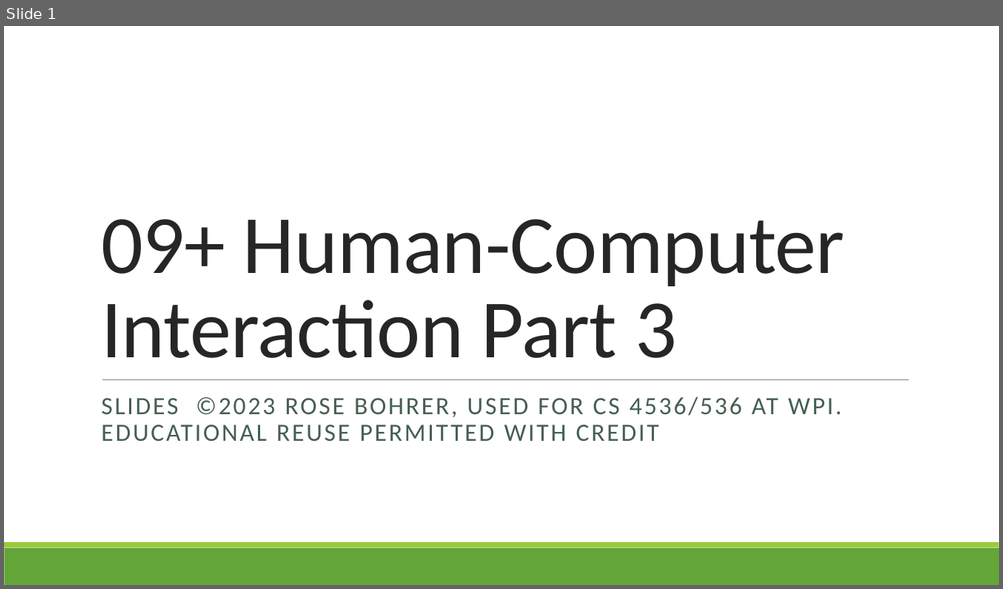
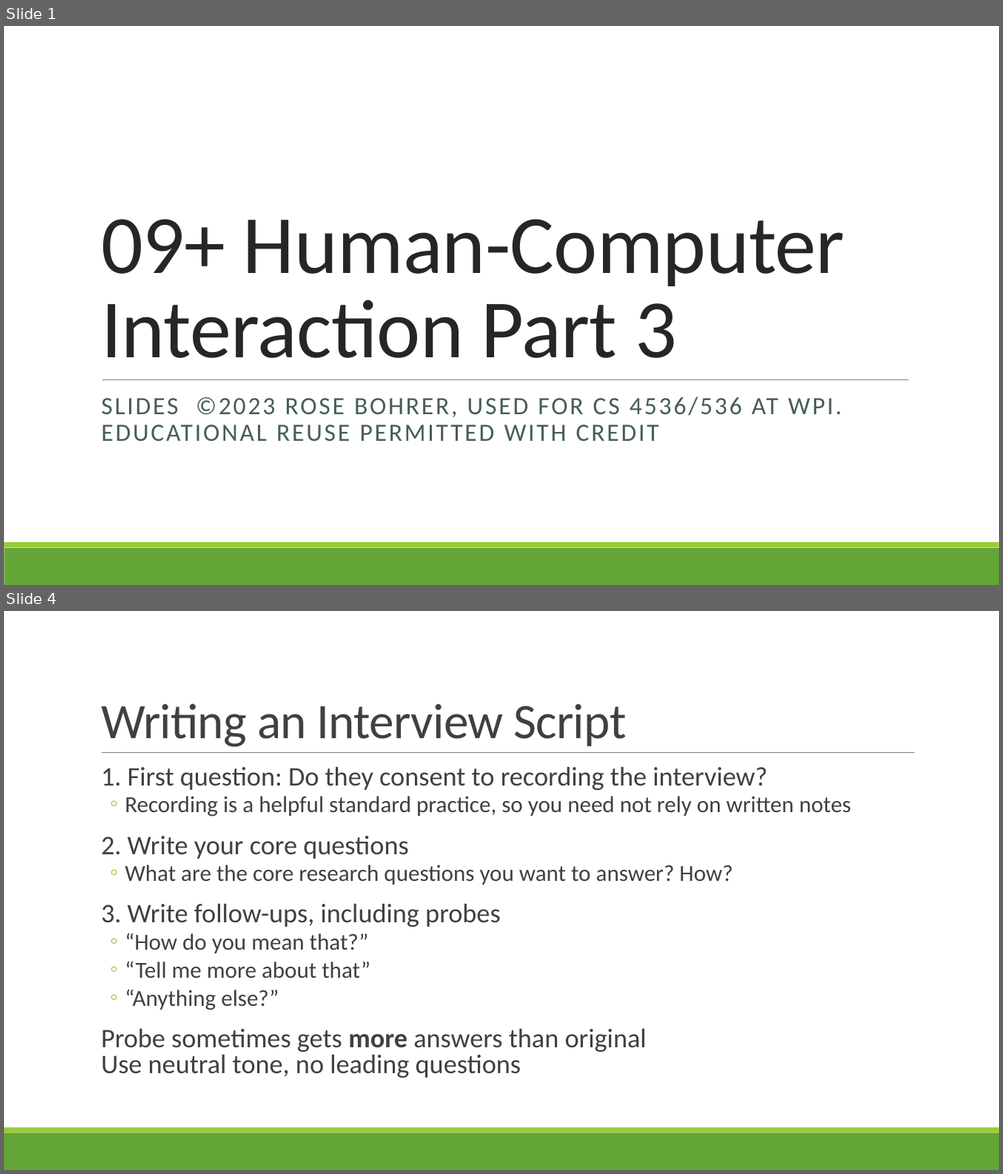
Before and after one commit to rbohrer/pl-course, a slide deck: LectureSlides/09Design3.pptx. Shown one above the other, each under a label of ours: slide 1 before the commit, slides 1 and 4 after it; the slides between them are not shown. The pictures are 1003x589 and 1003x1174 pixels, drawn with LibreOffice and Linux fonts; fonts in the diff are those of the drawing. Boxes give left, top, right and bottom in pixels: in the first picture for what was removed or moved away, otherwise in the second. Text is boxed around its words. In the diff, an @@ line names an element or a change of style, - is before the commit and + after.

```diff
--- a/LectureSlides/09Design3.pptx
+++ b/LectureSlides/09Design3.pptx
@@ slide 4 added at bbox=[4, 611, 999, 1170], background #FFFFFF; not listed: 2 template elements that a slide beside it also shows @@
@@ title added at bbox=[101, 703, 626, 747], 48 pt, text #404040 @@
+Writing an Interview Script
@@ line added from (102, 753) to (915, 753), #808080 0.5 pt @@
@@ text added at bbox=[101, 767, 851, 1079], 25.9 pt, text #404040 @@
+  1. First question: Do they consent to recording the interview?
+  ◦ Recording is a helpful standard practice, so you need not rely on written notes
+  2. Write your core questions
+  ◦ What are the core research questions you want to answer? How?
+  3. Write follow-ups, including probes
+  ◦ “How do you mean that?”
+  ◦ “Tell me more about that”
+  ◦ “Anything else?”
+  Probe sometimes gets more answers than original
+  Use neutral tone, no leading questions
```
Also in this commit, not shown: 10 other slides added.
